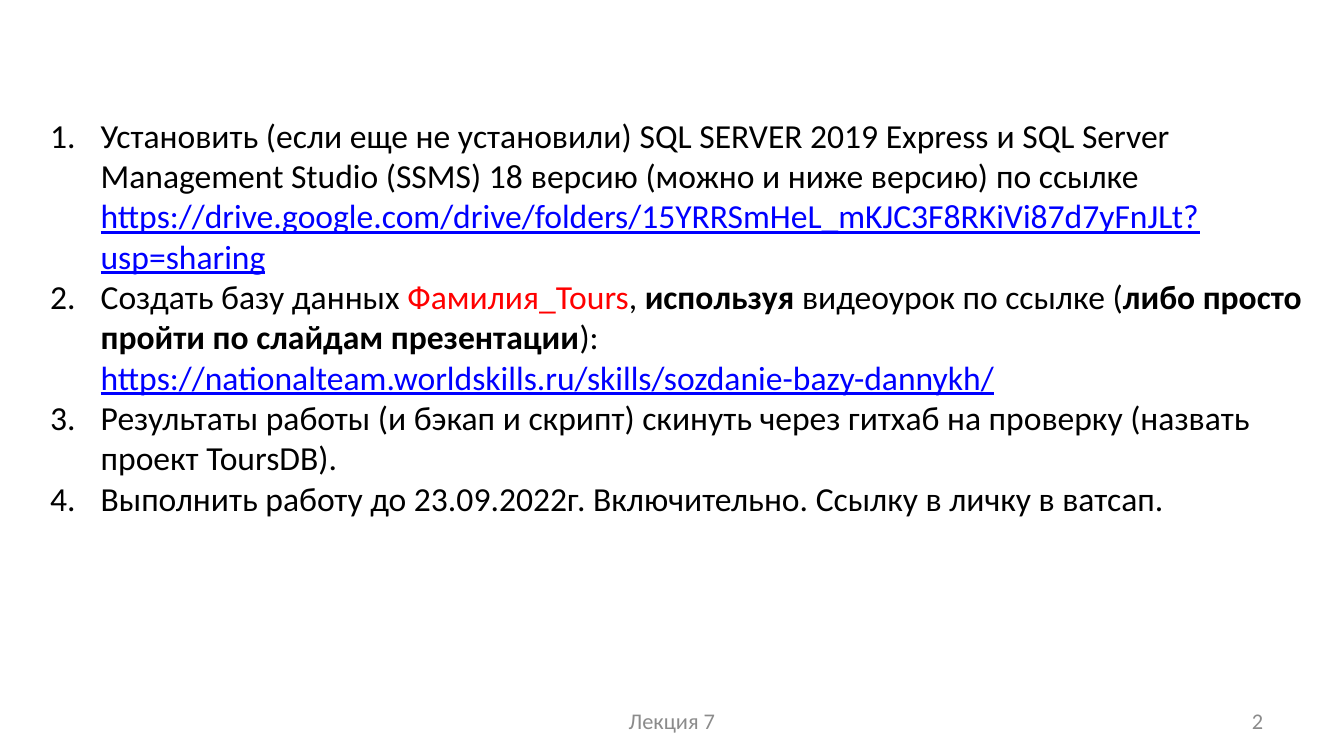
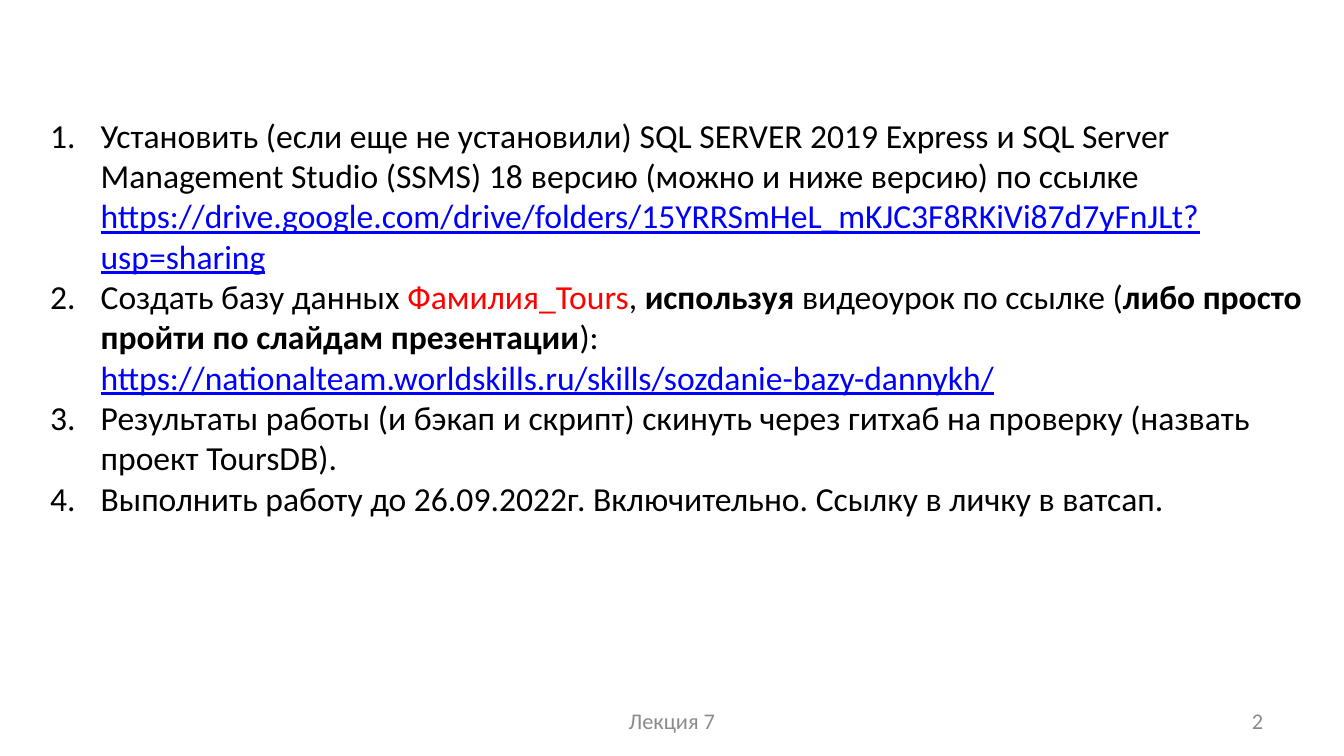
Before and after one commit to ElzaTimasheva/--3-, a slide deck: slide 2 of лекция 7 wpf создание БД.pptx. Drawn at 1344x756 pixels with LibreOffice and Linux fonts; fonts in the diff are those of the drawing. Boxes give left, top, right and bottom in pixels: in the first picture for what was removed or moved away, otherwise in the second. Text is boxed around its words. In the diff, an @@ line names an element or a change of style, - is before the commit and + after.

```diff
--- a/лекция 7 wpf создание БД.pptx
+++ b/лекция 7 wpf создание БД.pptx
@@ text at (101,488,1163,517): text changed @@
-4. Выполнить работу до 23.09.2022г. Включительно. Ссылку в личку в ватсап.
+4. Выполнить работу до 26.09.2022г. Включительно. Ссылку в личку в ватсап.
```
